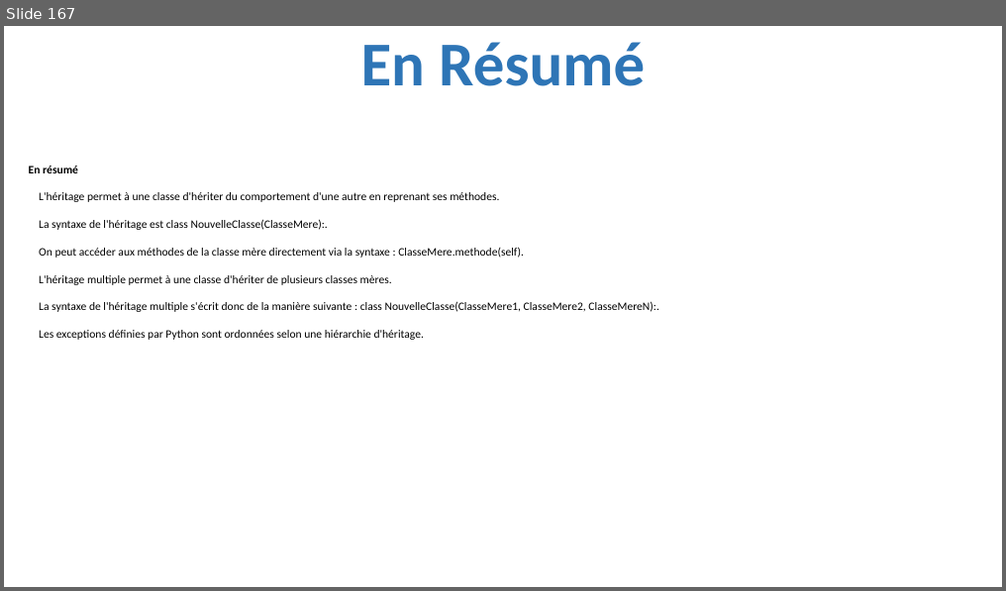
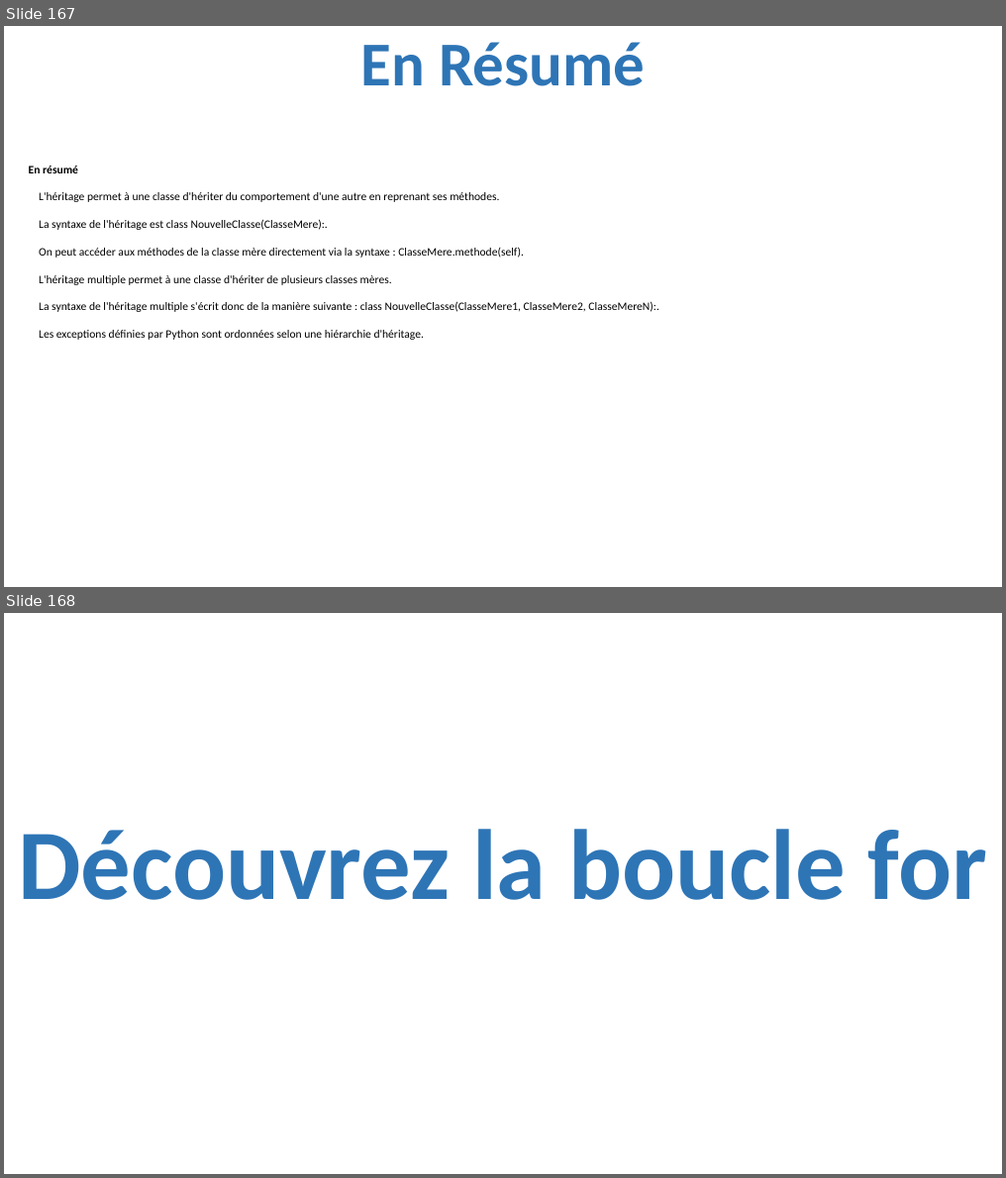
Before and after one commit to julienPalleau/PythonDoc, a slide deck: Python-resume.pptx. Shown one above the other, each under a label of ours: slide 167 before the commit, slides 167 and 168 after it. The pictures are 1006x591 and 1006x1178 pixels, drawn with LibreOffice and Linux fonts; fonts in the diff are those of the drawing. Boxes give left, top, right and bottom in pixels: in the first picture for what was removed or moved away, otherwise in the second. Text is boxed around its words. In the diff, an @@ line names an element or a change of style, - is before the commit and + after.

```diff
--- a/Python-resume.pptx
+++ b/Python-resume.pptx
@@ slide 168 added at (4,613,1002,1174), background #FFFFFF @@
@@ title added at (18,829,987,900), 96 pt, text #2E75B6, bold @@
+Découvrez la boucle for
```
Also in this commit, not shown: 8 other slides added.
